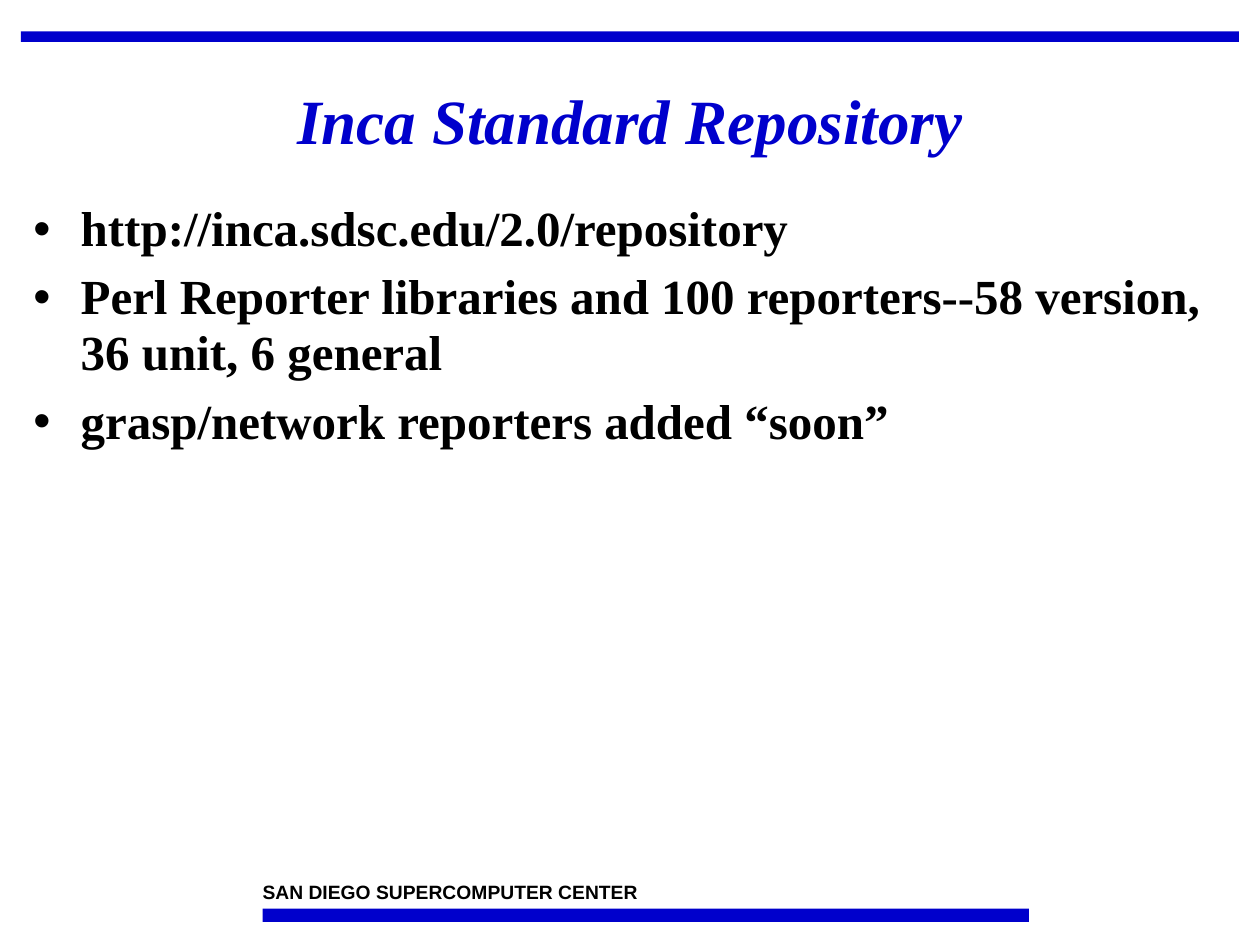
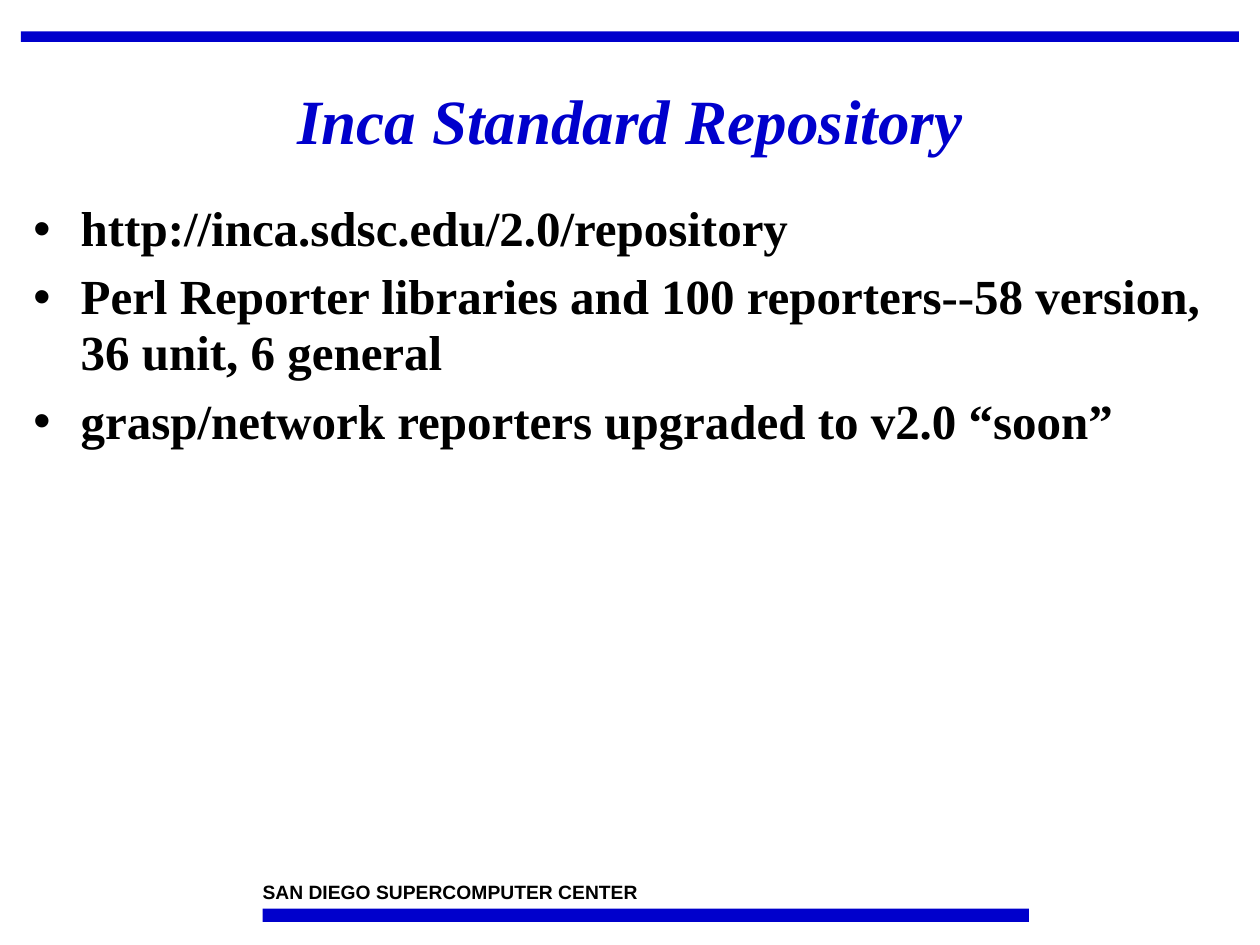
Before and after one commit to IncaProject/inca-xsede, a slide deck: slide 27 of talks/feb-06-workshop/incaReporters.ppt. Drawn at 1260x945 pixels with LibreOffice and Linux fonts; fonts in the diff are those of the drawing; background and template pictures are left out. Boxes give left, top, right and bottom in pixels: in the first picture for what was removed or moved away, otherwise in the second. Text is boxed around its words. In the diff, an @@ line names an element or a change of style, - is before the commit and + after.

```diff
--- a/talks/feb-06-workshop/incaReporters.ppt
+++ b/talks/feb-06-workshop/incaReporters.ppt
@@ text at bbox=[81, 405, 1113, 448]: text changed @@
-• grasp/network reporters added “soon”
+• grasp/network reporters upgraded to v2.0 “soon”
```
Also in this commit, not shown: 8 other slides changed, 1 other file.
